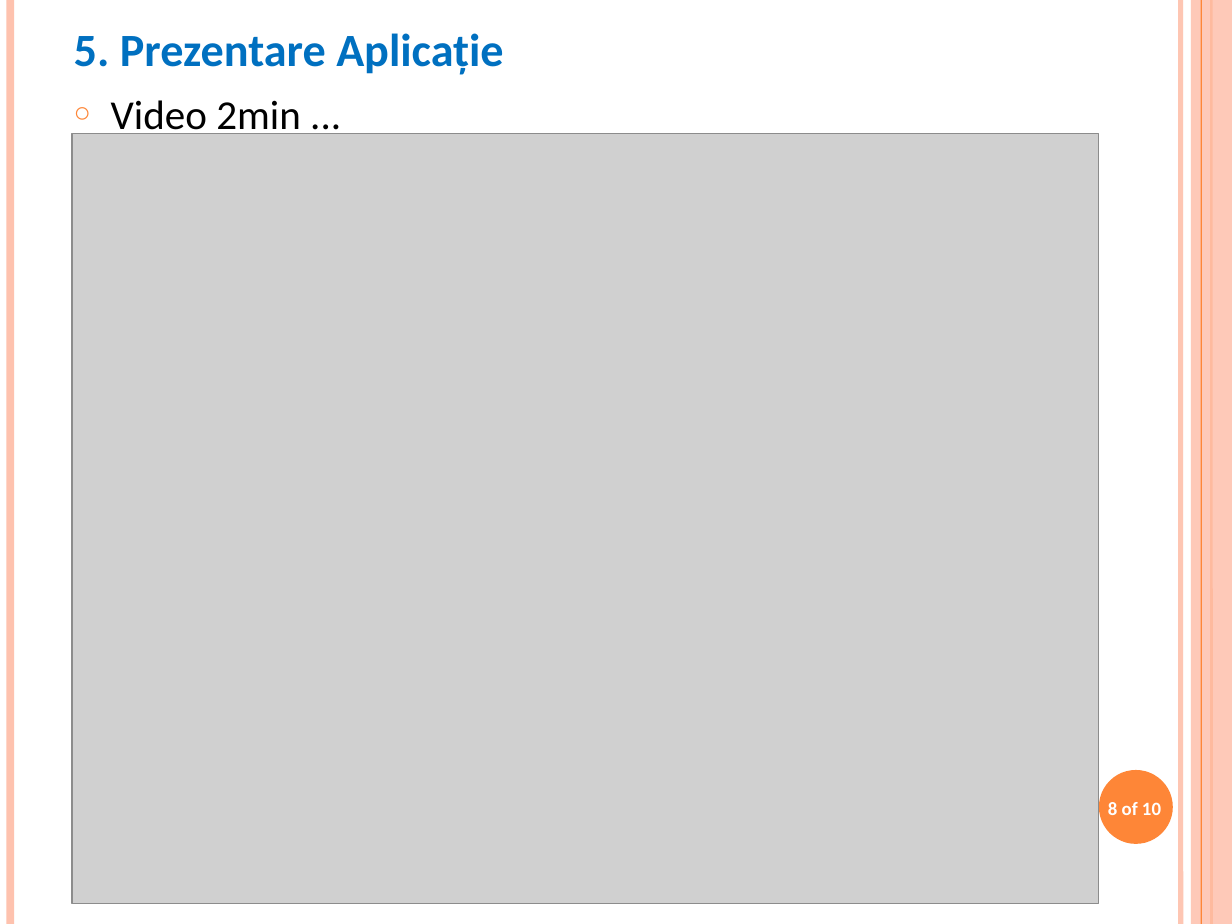
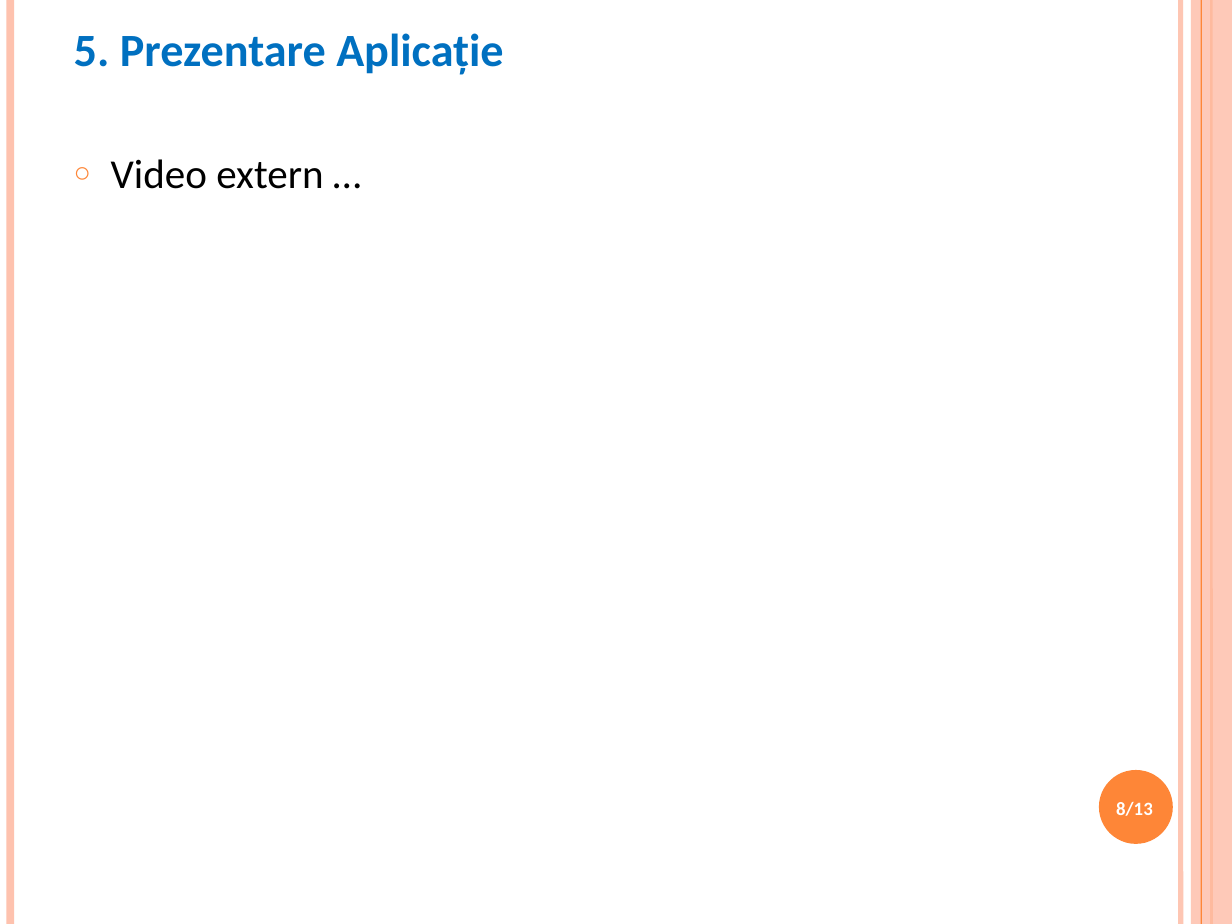
Before and after one commit to paultarce/workDizApp, a slide deck: slide 8 of Documentatie/TarcePaul_PrezentareLucrareDeDisertatie.pptx. Drawn at 1232x924 pixels with LibreOffice and Linux fonts; fonts in the diff are those of the drawing; grey boxes stand for pictures; background and template pictures are left out. Boxes give left, top, right and bottom in pixels: in the first picture for what was removed or moved away, otherwise in the second. Text is boxed around its words. In the diff, an @@ line names an element or a change of style, - is before the commit and + after.

Commit message:
17.06 - LastUpdate- Prezentare

```diff
--- a/Documentatie/TarcePaul_PrezentareLucrareDeDisertatie.pptx
+++ b/Documentatie/TarcePaul_PrezentareLucrareDeDisertatie.pptx
@@ picture removed at (71,133,1098,903) @@
@@ text at (111,159,323,189): text changed @@
-○ Video 2min ...
+○ Video extern …
@@ text at (1116,802,1153,816): text changed @@
-8 of 10
+8/13
```
Also in this commit, not shown: 11 other slides changed, 1 other file.
